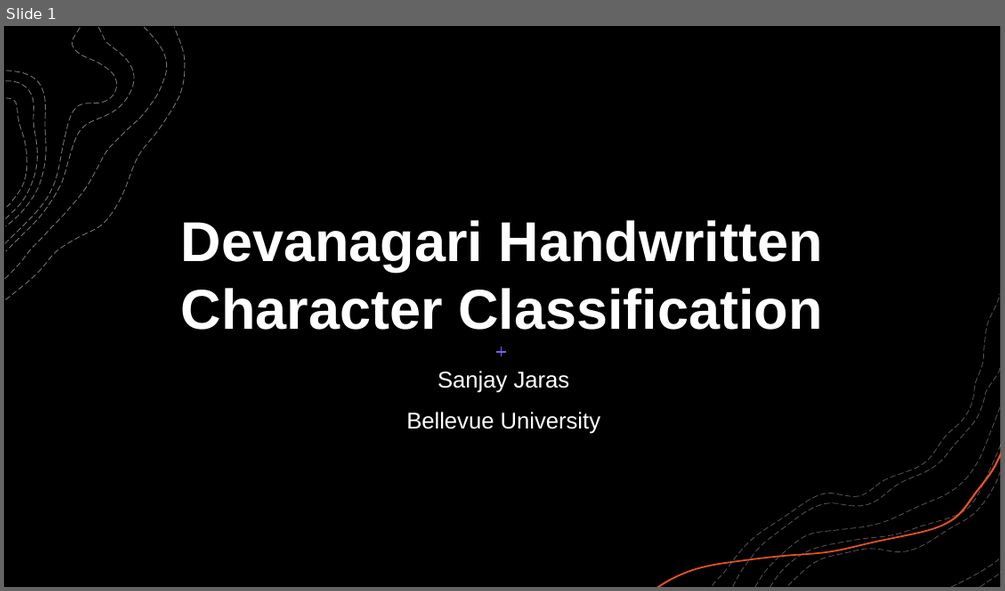
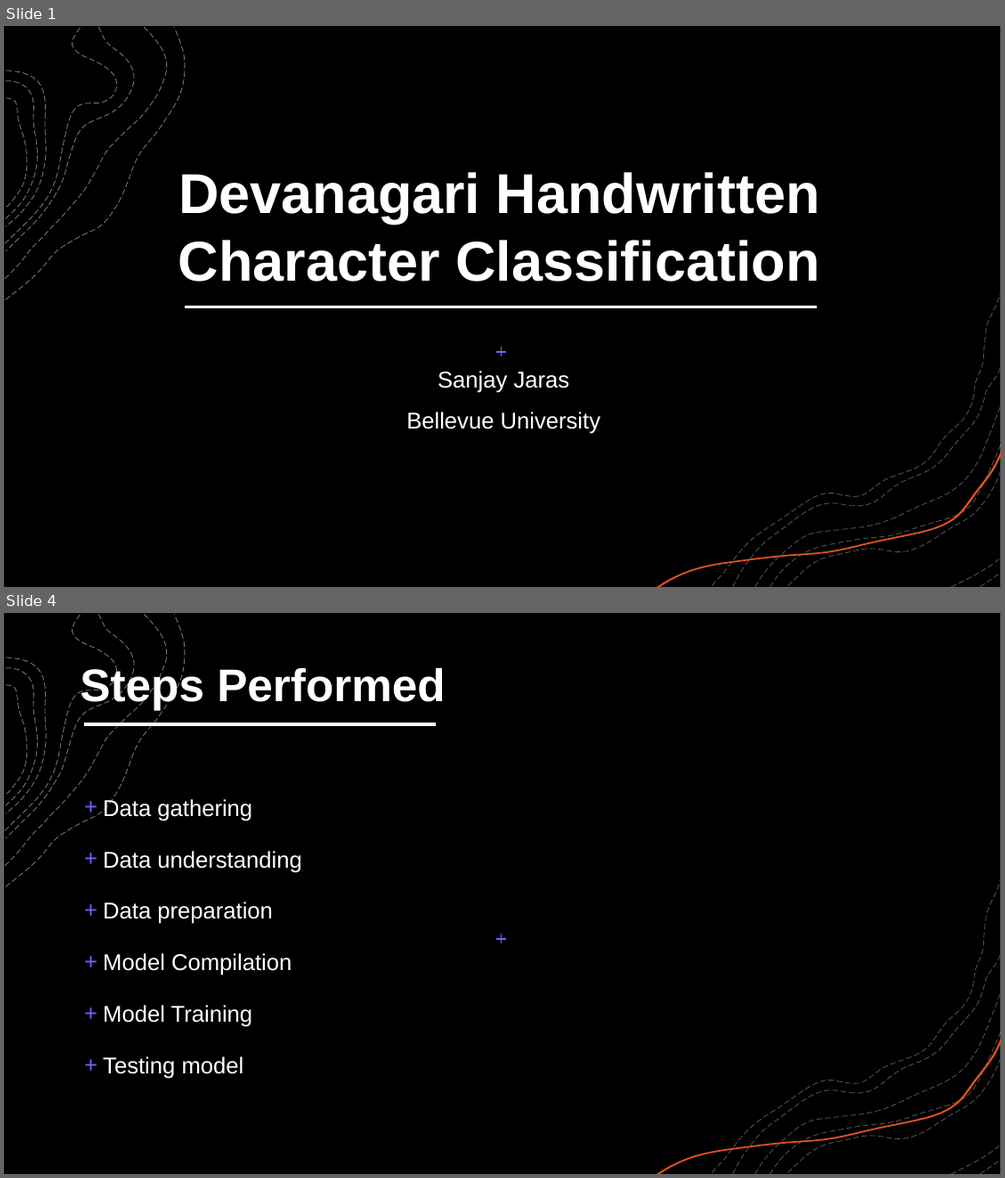
Before and after one commit to sanjayjaras/sanjayjaras.github.io, a slide deck: Projects/Handwritten-Devanagari-Char-Classification/Project Presentation4.pptx. Shown one above the other, each under a label of ours: slide 1 before the commit, slides 1 and 4 after it; the slides between them are not shown. The pictures are 1005x591 and 1005x1178 pixels, drawn with LibreOffice and Linux fonts; fonts in the diff are those of the drawing; background and template pictures are left out; a plain dark background stands for a picture behind light text. Boxes give left, top, right and bottom in pixels: in the first picture for what was removed or moved away, otherwise in the second. Text is boxed around its words. In the diff, an @@ line names an element or a change of style, - is before the commit and + after.

```diff
--- a/Projects/Handwritten-Devanagari-Char-Classification/Project Presentation4.pptx
+++ b/Projects/Handwritten-Devanagari-Char-Classification/Project Presentation4.pptx
@@ slide 4 added at box(4, 613, 1001, 1174), background picture (left out); not listed: 11 template elements that a slide beside it also shows @@
@@ rectangle added at box(4, 613, 1001, 1174), fill #FFFFFF, outline #F2F2F2 1 pt @@
@@ rectangle added at box(4, 613, 1001, 1174), fill #000000 @@
@@ text added at box(80, 665, 445, 710), 44 pt, text #FFFFFF, bold @@
+Steps Performed
@@ group added at box(5, 615, 185, 887): 7 freeform shapes @@
@@ line added from (85, 724) to (436, 724), #FFFFFF 3 pt @@
@@ text added at box(103, 799, 301, 1078), 22 pt, text #FFFFFF @@
++ Data gathering
++ Data understanding
++ Data preparation
++ Model Compilation
++ Model Training
++ Testing model
@@ line added from (497, 939) to (507, 939), #7162FE 1 pt @@
@@ line added from (502, 933) to (502, 943), #7162FE 1 pt @@
@@ group added at box(657, 881, 1001, 1174): 8 freeform shapes @@
@@ slide 1 changed as well @@
@@ title "Devanagari Handwritten Character Classification": place and size @@
-title "Devanagari Handwritten Character Classification" at box(181, 220, 823, 329)
+title "Devanagari Handwritten Character Classification" at box(178, 172, 820, 281)
@@ line added from (185, 306) to (817, 306), #FFFFFF 3 pt @@
```
Also in this commit, not shown: 14 other slides added, 2 other files.
